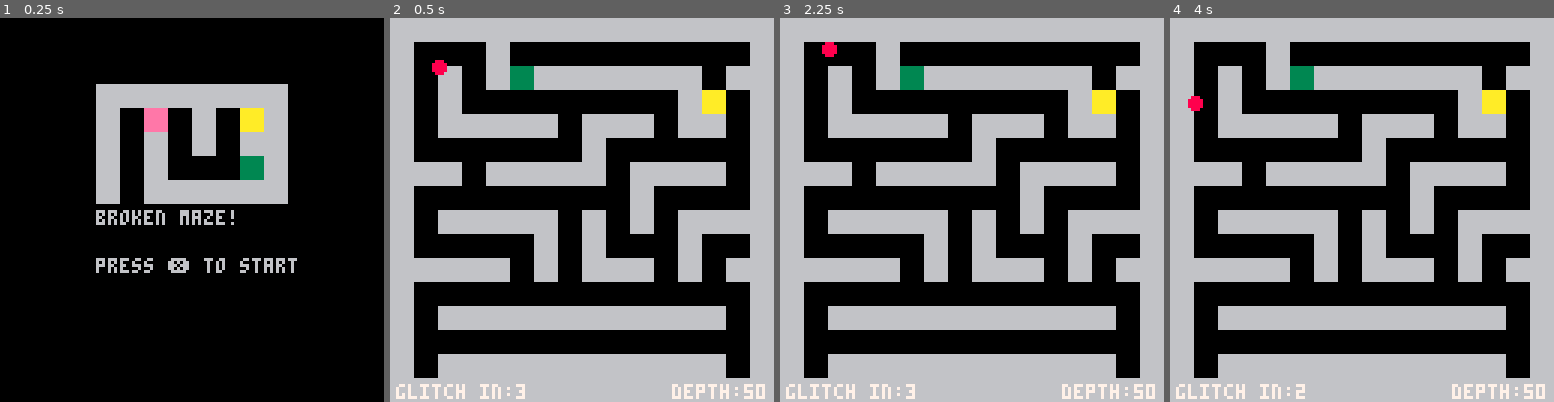
Above: before the commit, frames 1-4 (left to right).
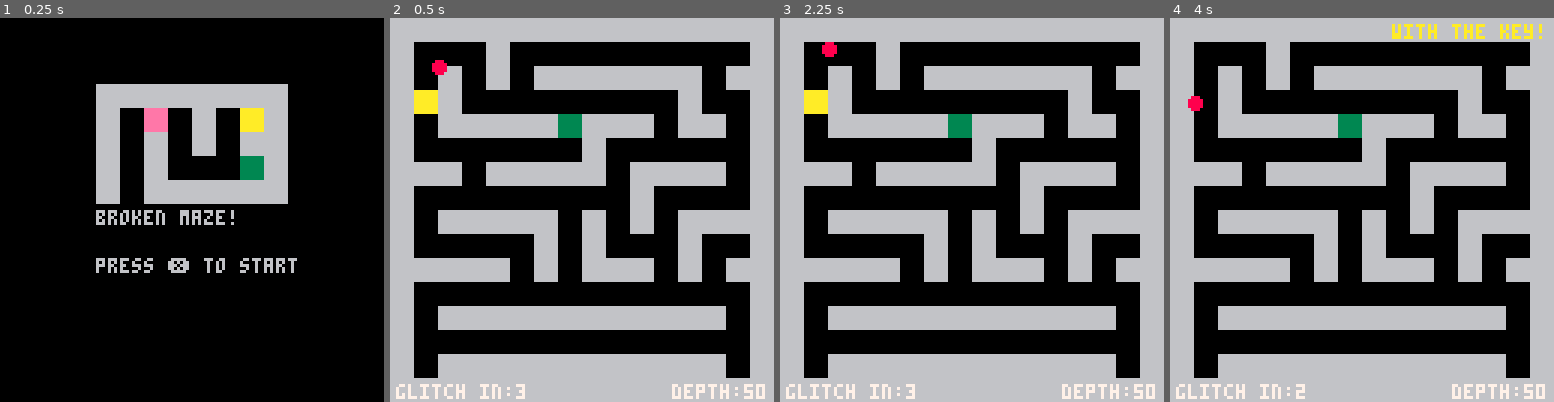
Above: after the commit, the same moments.

Repository: getJv/novice_summer_jam
Game: PICO-8 cartridge s_broken.p8
Two runs of this game, one before a commit and one after it. Both use one fixed random seed, a clock stepped at 60 frames per second and the inputs below.
Inputs:
- Up to frame 1 (0.25 s): no input
- Up to frame 2 (0.5 s): tap X (X key) at 0.33 s
- Up to frame 3 (2.25 s): tap O (Z key) at 0.7, 1.7, 2.1 s; tap X (X key) at 1.07, 1.85 s; hold Right 1.6-2.1 s; hold Up from 2.15 s (still down)
- Up to frame 4 (4 s): release Up at 2.42 s; hold Right 2.47-3.03 s; tap O (Z key) every 0.4 s from 2.5 to 3.7 s; tap X (X key) at 2.97 s; hold Left 3.08-3.58 s; hold Down 3.63-3.97 s

Frame 1 is identical in both runs. In frame 2, 1.6% of the frame differs, in the area x 6-88%, y 12-32%; in frame 3, 1.6%; in frame 4, 1.8%, in the area x 31-97%, y 1-32%.

Commit message:
fix: Remove duplicate code

Diff:
--- a/handler_glitch.lua
+++ b/handler_glitch.lua
@@ -44,9 +44,12 @@
 function get_free_path_spot()
     local path_positions = {}
 
+    local num_rows = #maze_menu_logo
+    local num_cols = #maze_menu_logo[1]
+
     -- find all pos with 0
-    for y = 1, maze_size do
-        for x = 1, maze_size do
+    for y = 1, num_rows do
+        for x = 1, num_cols do
             if maze[y][x] == 0 then
                 add(path_positions, {x = x, y = y})
             end
--- a/handler_maze.lua
+++ b/handler_maze.lua
@@ -1,5 +1,4 @@
 maze = {}
-maze_size = 16 -- This is the max size of the maze
 cell_size = 8  -- this is the cell, in this case 8x8 pixels
 num_levels = 50
 obj_type = {
@@ -28,30 +27,35 @@
     {1,0,1,1,1,1,1,1,1,1,1,1,1,1,0,1},
     {1,1,1,1,1,1,1,1,1,1,1,1,1,1,1,1}
 }
-function draw_maze()
+
+-- use offset as 0 if you dont need it
+function draw_maze(maze_template,offset_x,offset_y)
+
+    local num_rows = #maze_template
+    local num_cols = #maze_template[1]
+
     -- here im going by each x,y of the maze matrix
-    for y = 1, maze_size do
-        for x = 1, maze_size do
+    for y = 1, num_rows do
+        for x = 1, num_cols do
             -- (x - 1) is important because the array starts at 1 but the screen pixels starts at 0
-            local screen_x = (x - 1) * cell_size
-            local screen_y = (y - 1) * cell_size
-
+            local screen_x = (x - 1) * cell_size + offset_x
+            local screen_y = (y - 1) * cell_size + offset_y
 
             -- wall condition, im using 6 as grey color
-            if maze[y][x] == obj_type.wall then
+            if maze_template[y][x] == obj_type.wall then
                 -- the cell_size - 1 here is because the pixels at screen start at 0
                 rectfill(screen_x, screen_y, screen_x + cell_size - 1, screen_y + cell_size - 1, 6)
 
-            elseif maze[y][x] == obj_type.breakable_wall then -- wall condition, im using 14 as pink color
+            elseif maze_template[y][x] == obj_type.breakable_wall then -- wall condition, im using 14 as pink color
                 rectfill(screen_x, screen_y, screen_x + cell_size - 1, screen_y + cell_size - 1, 14)
 
-            elseif maze[y][x] == obj_type.key then -- wall condition, im using 10 as yellow color
+            elseif maze_template[y][x] == obj_type.key then -- wall condition, im using 10 as yellow color
                 rectfill(screen_x, screen_y, screen_x + cell_size - 1, screen_y + cell_size - 1, 10)
 
-            elseif maze[y][x] == obj_type.exit then -- wall condition, im using 3 as green color
+            elseif maze_template[y][x] == obj_type.exit then -- wall condition, im using 3 as green color
                 rectfill(screen_x, screen_y, screen_x + cell_size - 1, screen_y + cell_size - 1, 3)
 
-            -- path condition, im using 0 as black color
+                -- path condition, im using 0 as black color
             else
                 rectfill(screen_x, screen_y, screen_x + cell_size - 1, screen_y + cell_size - 1, 0)
             end
--- a/handler_player.lua
+++ b/handler_player.lua
@@ -41,13 +41,16 @@
 end
 
 function check_wall_collision(x, y)
+    local num_rows = #maze
+    local num_cols = #maze
+
     -- Add again the +1 to fix the change bt arrays and screen indexes
     -- divide by the cell_size to find the same coords in the maze_matrix
     local grid_x = flr(x / cell_size) + 1
     local grid_y = flr(y / cell_size) + 1
 
     -- Avoid the player move out of the bricks
-    if grid_x < 1 or grid_x > maze_size or grid_y < 1 or grid_y > maze_size then
+    if grid_x < 1 or grid_x > num_rows or grid_y < 1 or grid_y > num_cols then
         return true
     end
 
--- a/main_scene.lua
+++ b/main_scene.lua
@@ -1,8 +1,3 @@
--- list of global variables included by other files
--- player {x:int,y:int, speed:int} from handler_player.lua
--- maze {}; maze_size,cell_size int; maze_test:[][]int  from handler_maze.lua
--- glitch_timer:int from handler_glitch
-
 function main_scene_init()
     _update = main_scene_update
     _draw = main_scene_draw
@@ -27,7 +22,7 @@
 
 function main_scene_draw()
     cls()
-    draw_maze()
+    draw_maze(maze,0,0)
     draw_player()
     draw_ui()
 
--- a/menu_scene.lua
+++ b/menu_scene.lua
@@ -8,41 +8,7 @@
 }
 -- TODO: create credit scene
 -- TODO: duplicated function try use one one
-function draw_maze_menu(maze_template,offset_x,offset_y)
 
-    local num_rows = #maze_menu_logo
-    local num_cols = #maze_menu_logo[1]
-
-    -- here im going by each x,y of the maze matrix
-    for y = 1, num_rows do
-        for x = 1, num_cols do
-            -- (x - 1) is important because the array starts at 1 but the screen pixels starts at 0
-            local screen_x = (x - 1) * cell_size + offset_x
-            local screen_y = (y - 1) * cell_size + offset_y
-
-
-
-            -- wall condition, im using 6 as grey color
-            if maze_template[y][x] == obj_type.wall then
-                -- the cell_size - 1 here is because the pixels at screen start at 0
-                rectfill(screen_x, screen_y, screen_x + cell_size - 1, screen_y + cell_size - 1, 6)
-
-            elseif maze_template[y][x] == obj_type.breakable_wall then -- wall condition, im using 14 as pink color
-                rectfill(screen_x, screen_y, screen_x + cell_size - 1, screen_y + cell_size - 1, 14)
-
-            elseif maze_template[y][x] == obj_type.key then -- wall condition, im using 10 as yellow color
-                rectfill(screen_x, screen_y, screen_x + cell_size - 1, screen_y + cell_size - 1, 10)
-
-            elseif maze_template[y][x] == obj_type.exit then -- wall condition, im using 3 as green color
-                rectfill(screen_x, screen_y, screen_x + cell_size - 1, screen_y + cell_size - 1, 3)
-
-                -- path condition, im using 0 as black color
-            else
-                rectfill(screen_x, screen_y, screen_x + cell_size - 1, screen_y + cell_size - 1, 0)
-            end
-        end
-    end
-end
 
 function menu_scene_init()
     _update = menu_scene_update
@@ -83,7 +49,7 @@
     -- find the Offset to center the image
     local offset_x = (screen_width - maze_width) / 2
     local offset_y = (screen_height - maze_height) / 4 -- 25% of height
-    draw_maze_menu(maze_menu_logo,offset_x,offset_y)
+    draw_maze(maze_menu_logo,offset_x,offset_y)
     --
     offset_y = screen_height / 2 -- 50% of height
     print("broken maze!",offset_x,offset_y)
